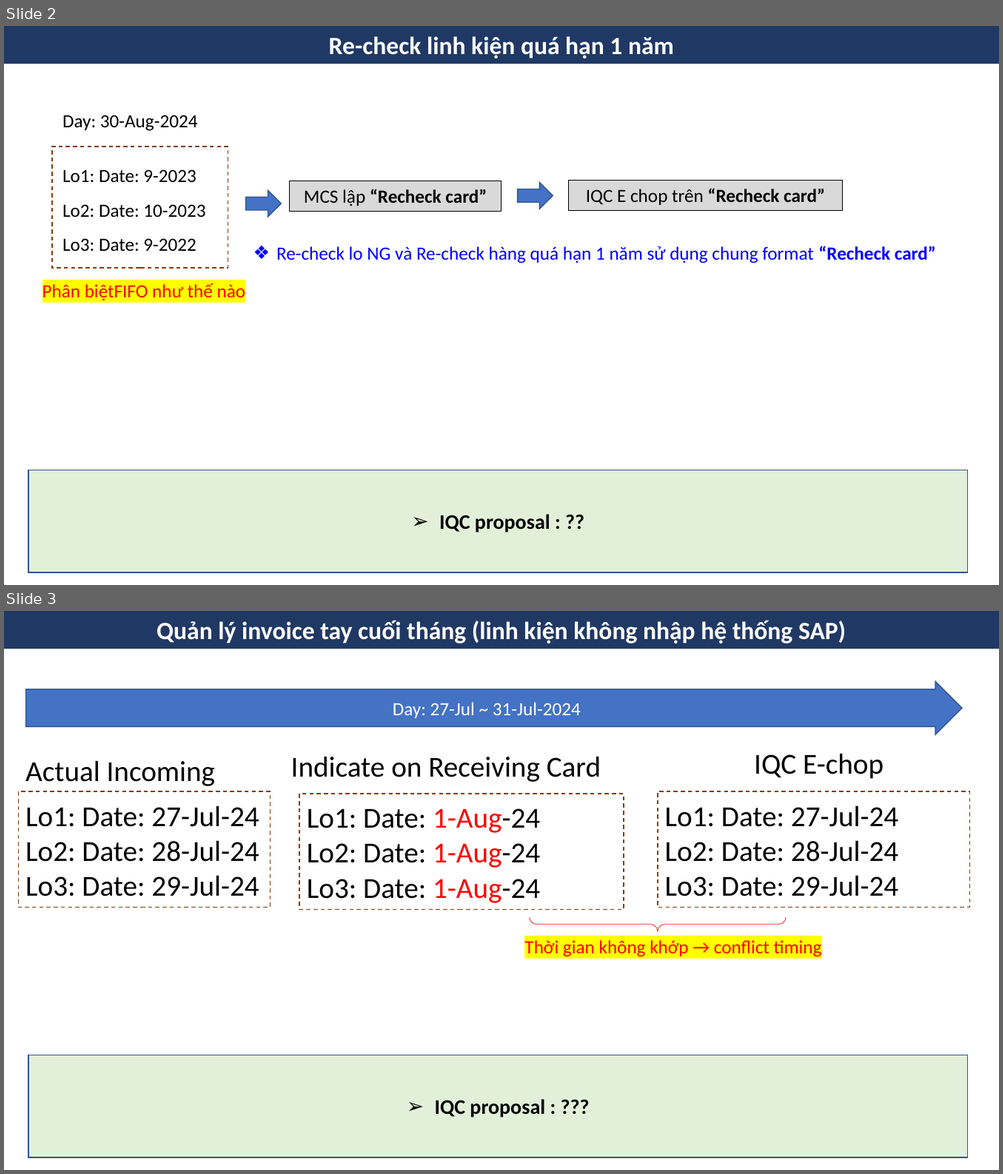
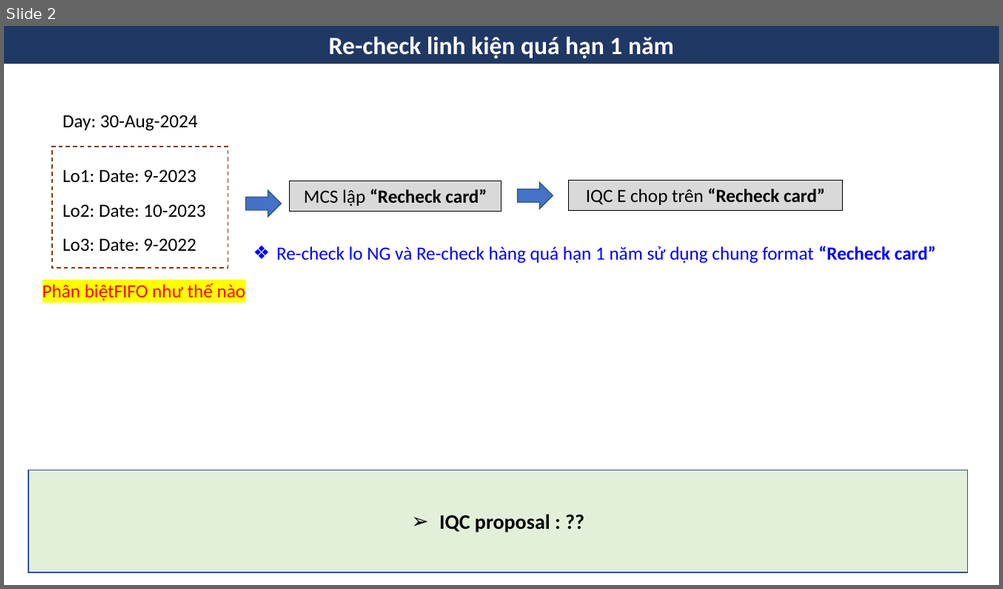
Before and after one commit to thietbicongnghevietnam/2025document, a slide deck: IQC/Pending.pptx. Shown one above the other, each under a label of ours: slides 2 and 3 before the commit, slide 2 after it. The pictures are 1003x1174 and 1003x589 pixels, drawn with LibreOffice and Linux fonts; fonts in the diff are those of the drawing. Boxes give left, top, right and bottom in pixels: in the first picture for what was removed or moved away, otherwise in the second. Text is boxed around its words. In the diff, an @@ line names an element or a change of style, - is before the commit and + after.

```diff
--- a/IQC/Pending.pptx
+++ b/IQC/Pending.pptx
@@ slide 3 removed at bbox=[4, 611, 999, 1170], background #FFFFFF @@
@@ rectangle removed at bbox=[4, 611, 999, 648] @@
-Quản lý invoice tay cuối tháng (linh kiện không nhập hệ thống SAP)
@@ right arrow removed at bbox=[25, 681, 962, 734] @@
-Day: 27-Jul ~ 31-Jul-2024
@@ text removed at bbox=[25, 760, 215, 786] @@
-Actual Incoming
@@ text removed at bbox=[291, 756, 600, 782] @@
-Indicate on Receiving Card
@@ text removed at bbox=[754, 753, 883, 779] @@
-IQC E-chop
@@ rectangle removed at bbox=[18, 792, 270, 907] @@
-Lo1: Date: 27-Jul-24
-Lo2: Date: 28-Jul-24
-Lo3: Date: 29-Jul-24
@@ rectangle removed at bbox=[299, 794, 623, 909] @@
-Lo1: Date: 1-Aug-24
-Lo2: Date: 1-Aug-24
-Lo3: Date: 1-Aug-24
@@ rectangle removed at bbox=[657, 792, 970, 907] @@
-Lo1: Date: 27-Jul-24
-Lo2: Date: 28-Jul-24
-Lo3: Date: 29-Jul-24
@@ right brace removed at bbox=[529, 918, 785, 932] @@
@@ text removed at bbox=[524, 940, 822, 957] @@
-Thời gian không khớp → conflict timing
@@ rectangle removed at bbox=[28, 1055, 968, 1158] @@
-➢ IQC proposal : ???
```
Also in this commit, not shown: 1 slide added, 2 other files.
